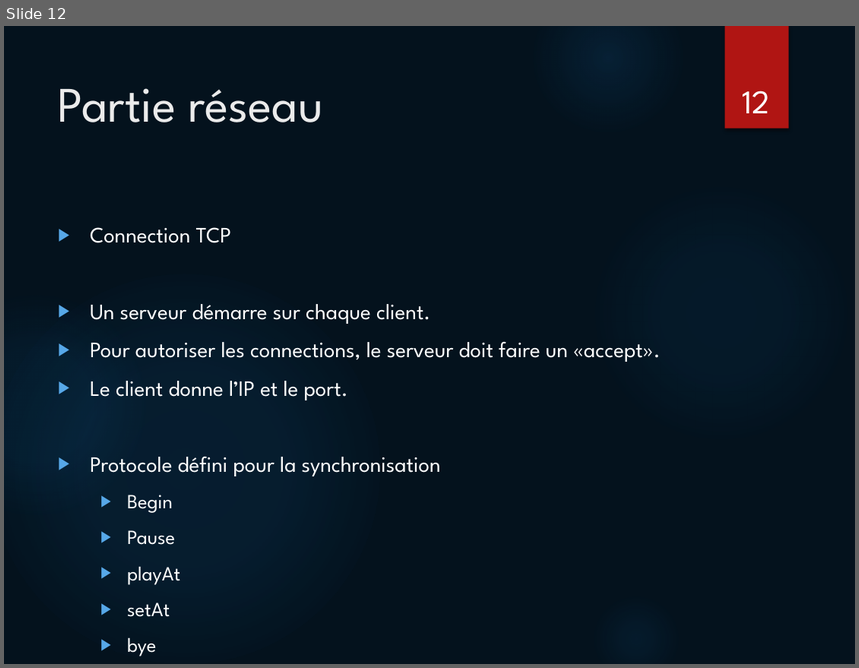
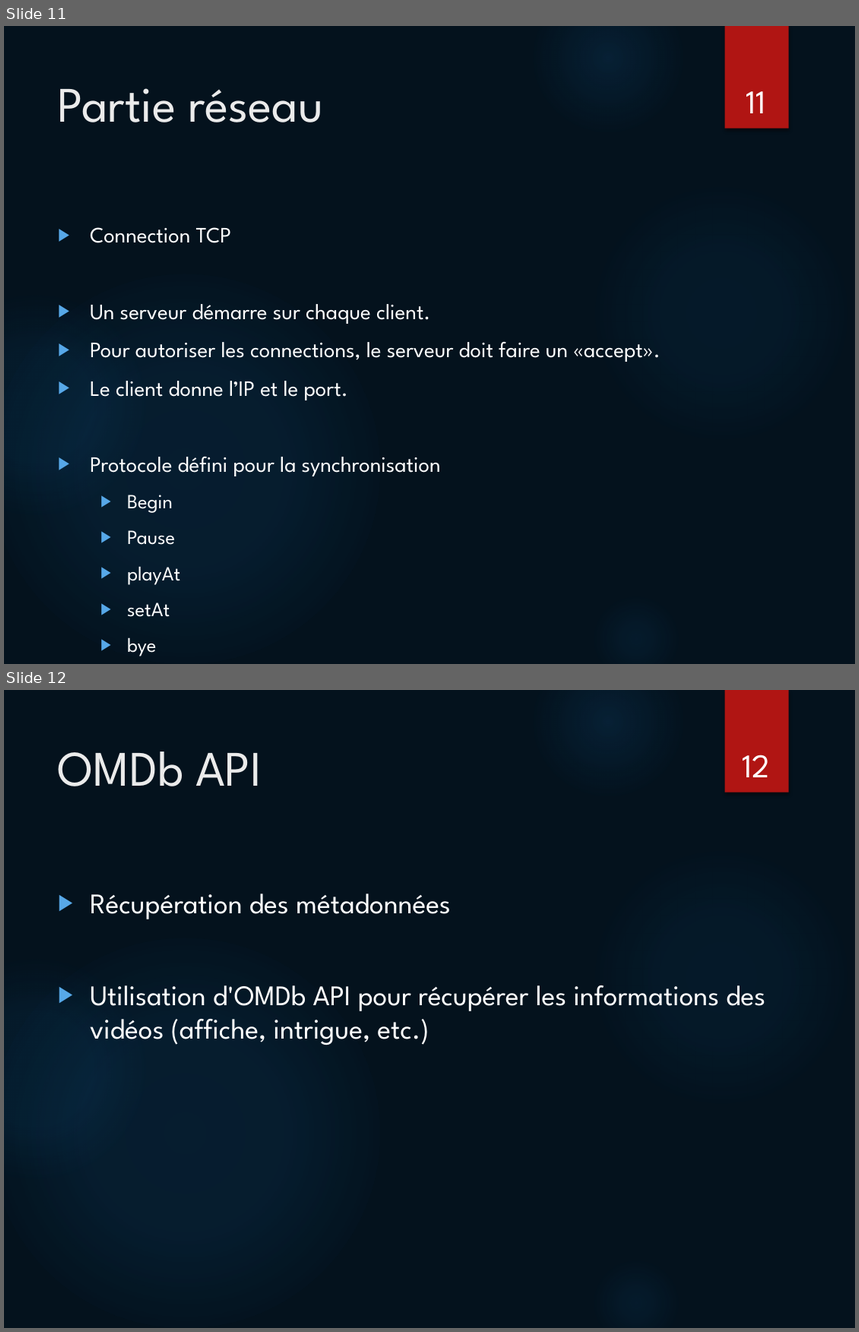
Before and after one commit to aroubaty/PDG_Project, a slide deck: Présentation/Présentation intermédiaire.pptx. Shown one above the other, each under a label of ours: slide 12 before the commit, slides 11 and 12 after it. The pictures are 859x668 and 859x1332 pixels, drawn with LibreOffice and Linux fonts; fonts in the diff are those of the drawing. Boxes give left, top, right and bottom in pixels: in the first picture for what was removed or moved away, otherwise in the second. Text is boxed around its words. In the diff, an @@ line names an element or a change of style, - is before the commit and + after.

```diff
--- a/Présentation/Présentation intermédiaire.pptx
+++ b/Présentation/Présentation intermédiaire.pptx
@@ slide 12 added at (x1=4, y1=690, x2=855, y2=1328), background #04121D; not listed: 6 template elements that a slide beside it also shows @@
@@ title added at (x1=58, y1=752, x2=262, y2=787), 42 pt, text #EBEBEB @@
+OMDb API
@@ page number added at (x1=742, y1=755, x2=770, y2=777), 28 pt, text #FFFFFF @@
+12
@@ text added at (x1=90, y1=894, x2=766, y2=1046), 24 pt, text #FFFFFF @@
+▶ Récupération des métadonnées
+▶ Utilisation d'OMDb API pour récupérer les informations des vidéos (affiche, intrigue, etc.)
@@ what was slide 12 is now slide 11 @@
@@ page number at (x1=747, y1=91, x2=766, y2=113): text changed @@
-12
+11
```
Also in this commit, not shown: 1 slide changed, 1 slide removed, 9 other files.
